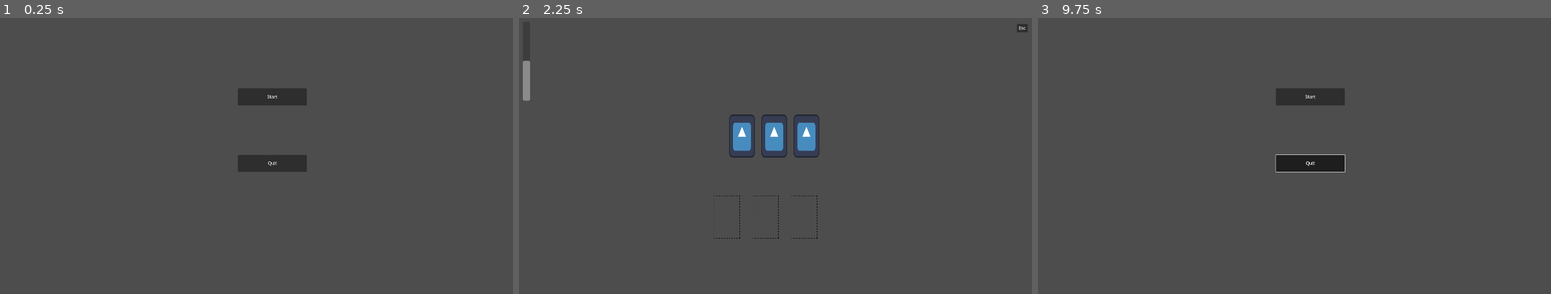
Above: before the commit, frames 1-3 (left to right).
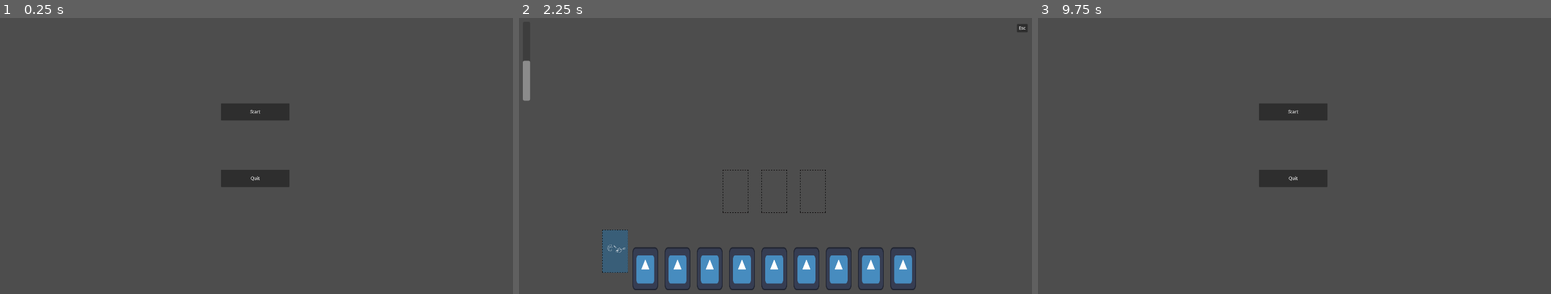
Above: after the commit, the same moments.

Repository: kchiu1/Card-Battle-Game
Game: Godot game, scene res://main/Main Menu.tscn
Same seed, same stepped clock (60 frames per second), same inputs: the game is played once before the commit and once after it. The engine's default icon, where the game draws it, is replaced by a stand-in: a white triangle on a blue panel in a dark square.
Inputs (mouse positions are in pixels of both pictures, inside the frame that each line leads up to):
- Up to frame 1 (0.25 s): no input
- Up to frame 2 (2.25 s): click "Start" at 0.5 s; click "Esc" at 1.25 s; click "Start" at 2 s
- Up to frame 3 (9.75 s): click "Esc" at 2.75 s; click "Start" at 3.5 s; click "Esc" at 4.25 s; tap Enter at 5, 6.5, 8 s; move the mouse to (1407, 144) at 5.02 s; click (1407, 144) at 5.17 s; tap Space at 5.75, 7.25, 8.75 s; drag from (1191, 175) to (1268, 216) at 5.77 s; move the mouse to (1345, 95) at 6.52 s; click (1345, 95) at 6.67 s; drag from (1268, 216) to (1140, 117) at 7.27 s; move the mouse to (1448, 202) at 8.02 s; click (1448, 202) at 8.17 s; drag from (1140, 117) to (1217, 87) at 8.77 s; move the mouse to (1320, 161) at 9.52 s; click (1320, 161) at 9.67 s

The runs differ from the first frame. In frame 1, 2.9% of the frame differs, in the area x 43-60%, y 25-62%; in frame 2, 6.5%, in the area x 16-78%, y 34-99%; in frame 3, 3.0%.

Commit message:
Card Back for deck
Added temporary card back for deck, and initialization of deck

Diff:
--- a/card-battle-game/Scenes/BoardScene/Board.tscn
+++ b/card-battle-game/Scenes/BoardScene/Board.tscn
@@ -1,8 +1,13 @@
-[gd_scene load_steps=4 format=3 uid="uid://dvuiqd31xytkr"]
+[gd_scene load_steps=7 format=3 uid="uid://dvuiqd31xytkr"]
 
 [ext_resource type="Script" uid="uid://csgt6qywykds" path="res://Scenes/BoardScene/card_manager.gd" id="1_37q8m"]
 [ext_resource type="Script" uid="uid://b2i6k128qmmkp" path="res://Scenes/BoardScene/player_hand.gd" id="3_37q8m"]
 [ext_resource type="PackedScene" uid="uid://k6d085dajdi" path="res://Scenes/BoardScene/card_slot.tscn" id="3_ekcd8"]
+[ext_resource type="Script" uid="uid://blt34lyg812mj" path="res://Scenes/BoardScene/deck.gd" id="4_ld0d1"]
+[ext_resource type="Texture2D" uid="uid://dkn7vvyu4xcf4" path="res://Assets/CardBack.png" id="5_d28g4"]
+
+[sub_resource type="RectangleShape2D" id="RectangleShape2D_5gban"]
+size = Vector2(93, 161)
 
 [node name="Board" type="Node2D"]
 
@@ -10,13 +15,29 @@
 script = ExtResource("1_37q8m")
 
 [node name="Card Slot" parent="." instance=ExtResource("3_ekcd8")]
-position = Vector2(784, 752)
+position = Vector2(816, 656)
 
 [node name="Card Slot2" parent="." instance=ExtResource("3_ekcd8")]
-position = Vector2(928, 752)
+position = Vector2(960, 656)
 
 [node name="Card Slot3" parent="." instance=ExtResource("3_ekcd8")]
-position = Vector2(1072, 752)
+position = Vector2(1104, 656)
 
 [node name="PlayerHand" type="Node2D" parent="."]
 script = ExtResource("3_37q8m")
+
+[node name="Deck" type="Node2D" parent="."]
+position = Vector2(30, 860)
+script = ExtResource("4_ld0d1")
+
+[node name="Sprite2D" type="Sprite2D" parent="Deck"]
+position = Vector2(338, 20)
+scale = Vector2(0.53333336, 0.60377353)
+texture = ExtResource("5_d28g4")
+
+[node name="Area2D" type="Area2D" parent="Deck"]
+position = Vector2(-30, -860)
+
+[node name="CollisionShape2D" type="CollisionShape2D" parent="Deck/Area2D"]
+position = Vector2(368, 880)
+shape = SubResource("RectangleShape2D_5gban")
--- /dev/null
+++ b/card-battle-game/Scenes/BoardScene/deck.gd
@@ -0,0 +1,11 @@
+extends Node2D
+
+
+# Called when the node enters the scene tree for the first time.
+func _ready() -> void:
+    pass # Replace with function body.
+
+
+# Called every frame. 'delta' is the elapsed time since the previous frame.
+func _process(delta: float) -> void:
+    pass
--- a/card-battle-game/Scenes/BoardScene/player_hand.gd
+++ b/card-battle-game/Scenes/BoardScene/player_hand.gd
@@ -1,9 +1,9 @@
 extends Node2D
 
-const HAND_COUNT = 3
+const HAND_COUNT = 9
 const CARD_SCENE_PATH = "res://Common/Cards/TestCard.tscn"
 const CARD_WIDTH = 120
-const HAND_Y_POSITION = 450
+var hand_y_position
 
 var player_hand = []
 var center_screen_x
@@ -12,7 +12,7 @@
 func _ready() -> void:
     var card_scene = preload(CARD_SCENE_PATH)
     center_screen_x = get_viewport_rect().size.x / 2
-    print(center_screen_x)
+    hand_y_position = get_viewport_rect().size.y / 8 * 7
 
     for i in range(HAND_COUNT):
         var new_card = card_scene.instantiate()
@@ -30,7 +30,7 @@
 func update_hand_positions():
     for i in range(player_hand.size()):
         #Get new card pos based on index
-        var new_position = Vector2(calculate_card_position(i), HAND_Y_POSITION)
+        var new_position = Vector2(calculate_card_position(i), hand_y_position)
         var card = player_hand[i]
         card.hand_position = new_position
         animate_card_to_position(card, new_position)
--- a/card-battle-game/main/Main Menu.tscn
+++ b/card-battle-game/main/Main Menu.tscn
@@ -6,17 +6,17 @@
 script = ExtResource("1_q6prn")
 
 [node name="start" type="Button" parent="."]
-offset_left = 896.0
-offset_top = 272.0
-offset_right = 1152.0
-offset_bottom = 336.0
+offset_left = 832.0
+offset_top = 328.0
+offset_right = 1088.0
+offset_bottom = 392.0
 text = "Start"
 
 [node name="quit" type="Button" parent="."]
-offset_left = 896.0
-offset_top = 520.0
-offset_right = 1152.0
-offset_bottom = 584.0
+offset_left = 832.0
+offset_top = 576.0
+offset_right = 1088.0
+offset_bottom = 640.0
 text = "Quit"
 
 [connection signal="pressed" from="start" to="." method="_on_start_pressed"]
Binary file added: card-battle-game/Assets/CardBack.png
Not shown, added: card-battle-game/Assets/CardBack.png.import
Not shown, added: card-battle-game/Scenes/BoardScene/deck.gd.uid
